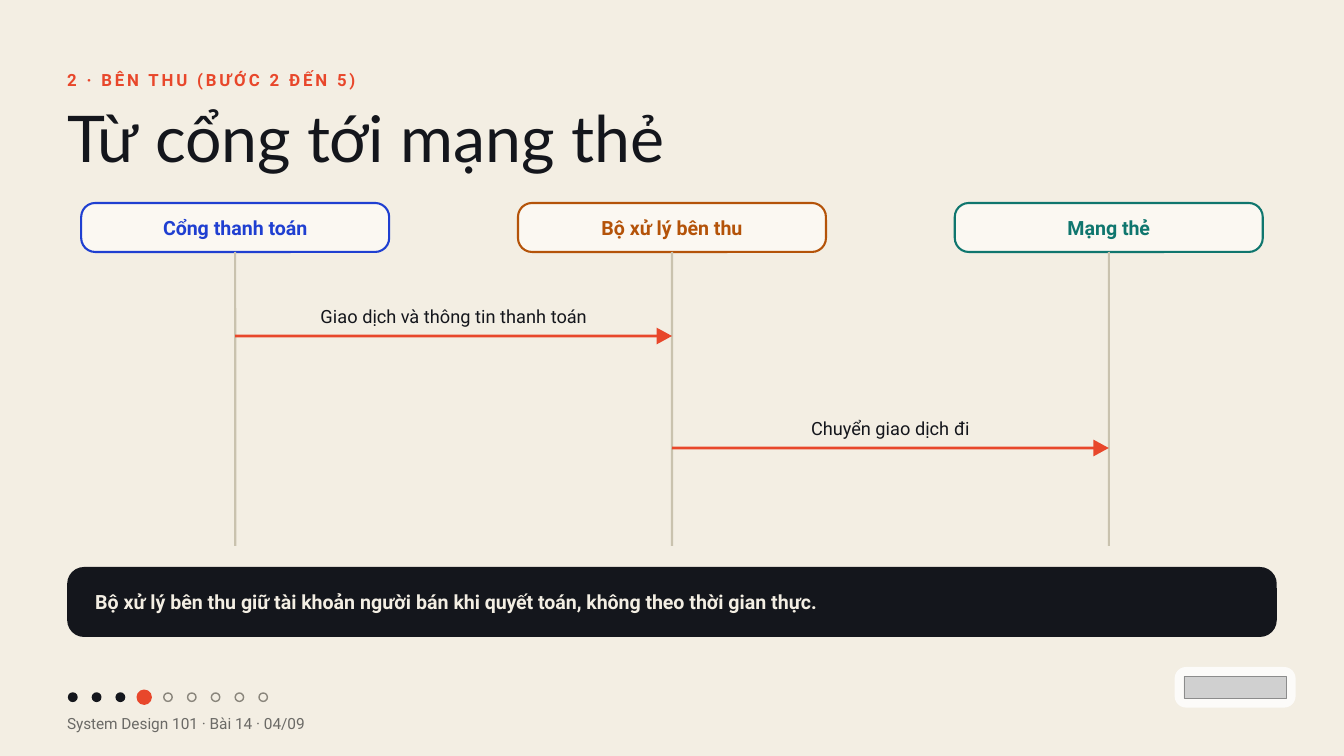
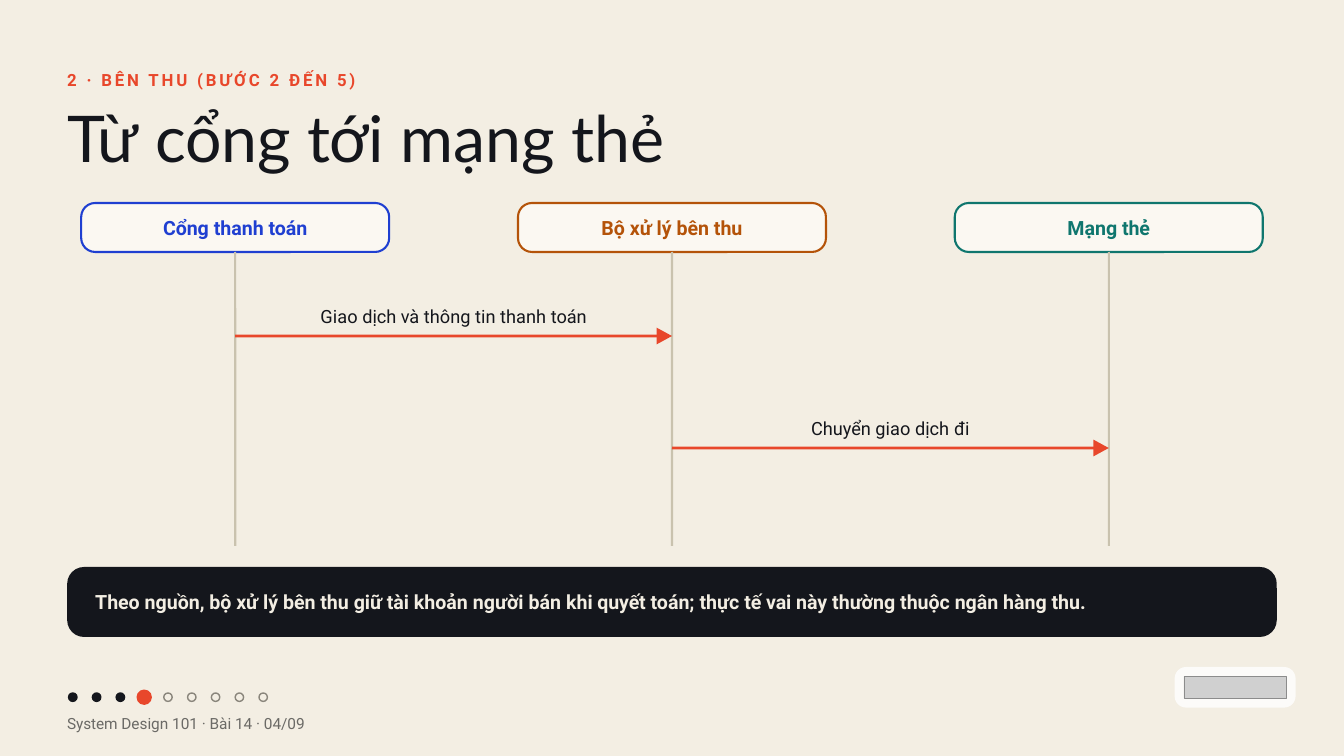
Before and after one commit to vohoailinh90/tool-marketing-studio, a slide deck: slide 4 of system-design-101/vi/lessons/sd-07-014/slides/sd-07-014.pptx. Drawn at 1344x756 pixels with LibreOffice and Linux fonts; fonts in the diff are those of the drawing; grey boxes stand for pictures. Boxes give left, top, right and bottom in pixels: in the first picture for what was removed or moved away, otherwise in the second. Text is boxed around its words. In the diff, an @@ line names an element or a change of style, - is before the commit and + after.

```diff
--- a/system-design-101/vi/lessons/sd-07-014/slides/sd-07-014.pptx
+++ b/system-design-101/vi/lessons/sd-07-014/slides/sd-07-014.pptx
@@ text at (x1=95, y1=593, x2=1086, y2=613): text changed @@
-Bộ xử lý bên thu giữ tài khoản người bán khi quyết toán, không theo thời gian thực.
+Theo nguồn, bộ xử lý bên thu giữ tài khoản người bán khi quyết toán; thực tế vai này thường thuộc ngân hàng thu.
```
Also in this commit, not shown: 2 other files.
